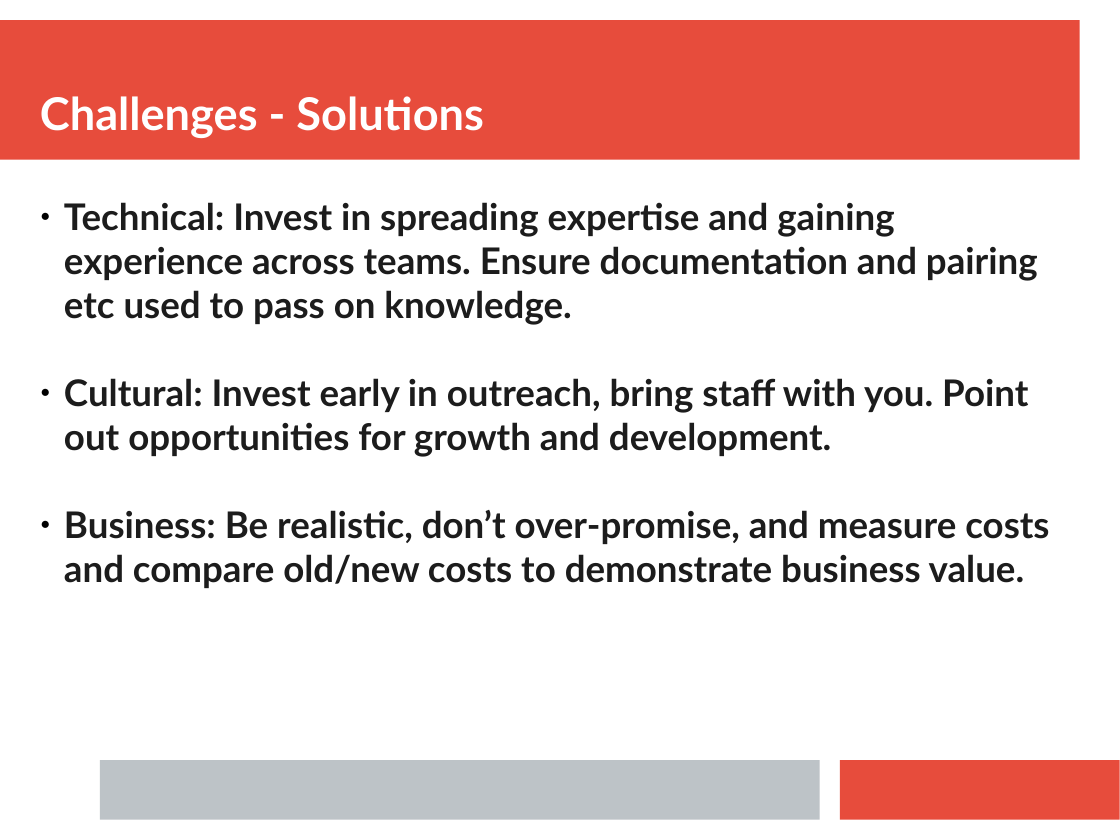
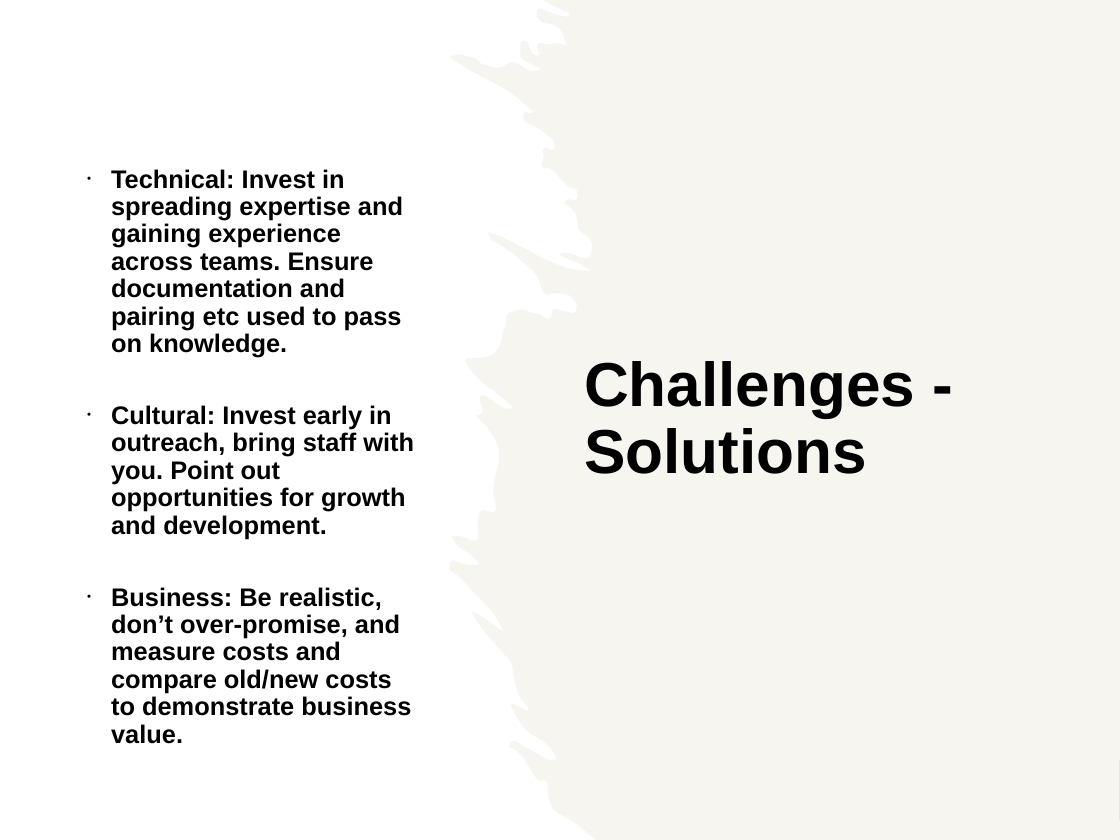
Before and after one commit to ianmiell/gitops-first-steps, a slide deck: slide 35 of slides/gitops_first_steps.pptx. Drawn at 1120x840 pixels with LibreOffice and Linux fonts; fonts in the diff are those of the drawing. Boxes give left, top, right and bottom in pixels: in the first picture for what was removed or moved away, otherwise in the second. Text is boxed around its words. In the diff, an @@ line names an element or a change of style, - is before the commit and + after.

```diff
--- a/slides/gitops_first_steps.pptx
+++ b/slides/gitops_first_steps.pptx
@@ rectangle added at (x1=0, y1=0, x2=1120, y2=840), fill #FFFFFF @@
@@ freeform shape added at (x1=449, y1=0, x2=1120, y2=840), fill #EEECE1 at 50% opacity @@
@@ text "Technical: Invest in spreading expertise ..." moved from (x1=64, y1=202, x2=1049, y2=588) to (x1=111, y1=169, x2=414, y2=744) @@
@@ text "Technical: Invest in spreading expertise ..." at (x1=111, y1=169, x2=414, y2=744): size 26 to 18 pt, font Lato to Arial, text colour #1C1C1C to #000000; bullet ● to •; line spacing 1 to 0.9; more space between paragraphs; vertical alignment top to middle @@
@@ text "Challenges - Solutions" moved from (x1=40, y1=96, x2=484, y2=138) to (x1=584, y1=361, x2=915, y2=474) @@
@@ text "Challenges - Solutions" at (x1=584, y1=361, x2=915, y2=474): size 32 to 44 pt, font Lato to Arial, text colour #FFFFFF to #000000; line spacing 1 to 0.9; more space between paragraphs; vertical alignment bottom to middle @@
@@ rectangle removed at (x1=100, y1=760, x2=819, y2=820) @@
```
Also in this commit, not shown: 33 other slides changed, 1 other file.
